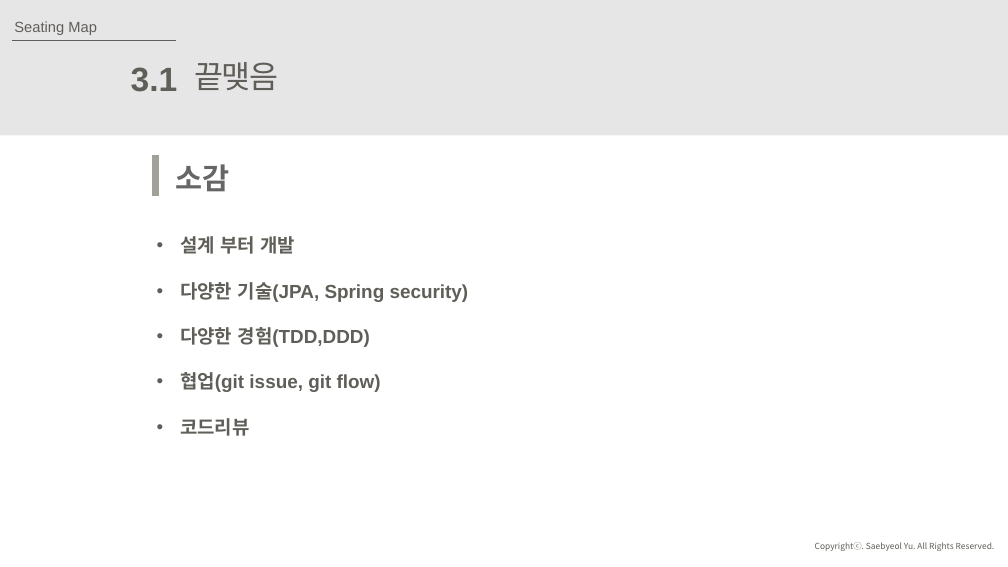
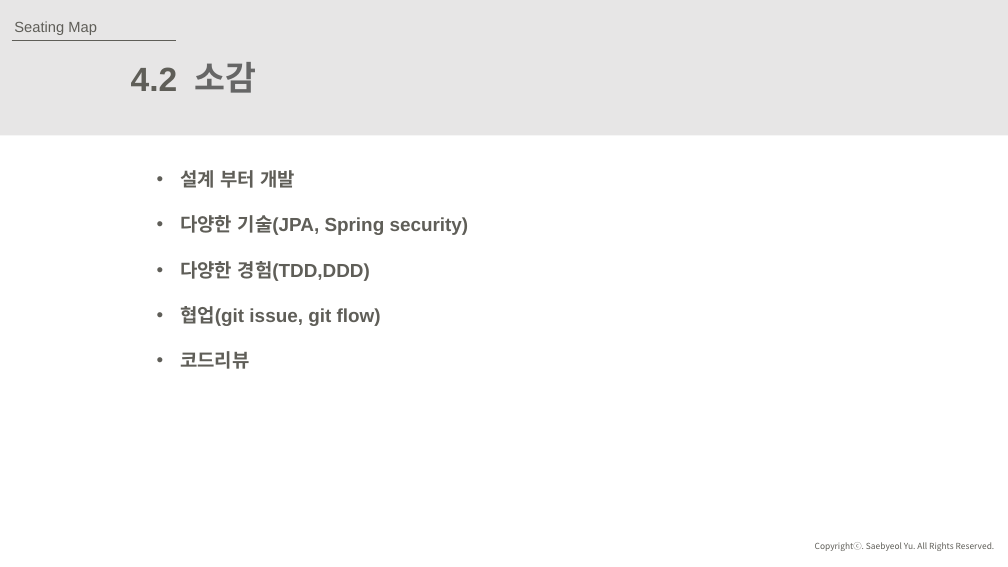
Before and after one commit to JuJinPark/interproject-process, a slide deck: slide 23 of 발표/internProject(20191015).pptx (slide 20 before the commit). Drawn at 1008x567 pixels with LibreOffice and Linux fonts; fonts in the diff are those of the drawing. Boxes give left, top, right and bottom in pixels: in the first picture for what was removed or moved away, otherwise in the second. Text is boxed around its words. In the diff, an @@ line names an element or a change of style, - is before the commit and + after.

```diff
--- a/발표/internProject(20191015).pptx
+++ b/발표/internProject(20191015).pptx
@@ text "소감": place and size @@
-text "소감" at (176, 164, 230, 192)
+text "소감" at (195, 62, 257, 93)
@@ text "소감" at (195, 62, 257, 93): size 28 to 32 pt @@
@@ text at (131, 67, 178, 91): text changed @@
-3.1
+4.2
@@ text removed at (195, 62, 279, 90) @@
-끝맺음
@@ text "설계 부터 개발": place and size @@
-text "설계 부터 개발" at (180, 236, 469, 436)
+text "설계 부터 개발" at (180, 170, 469, 369)
@@ line removed from (156, 156) to (156, 196) @@
```
Also in this commit, not shown: 11 other slides changed, 4 slides added, 1 slide removed.
